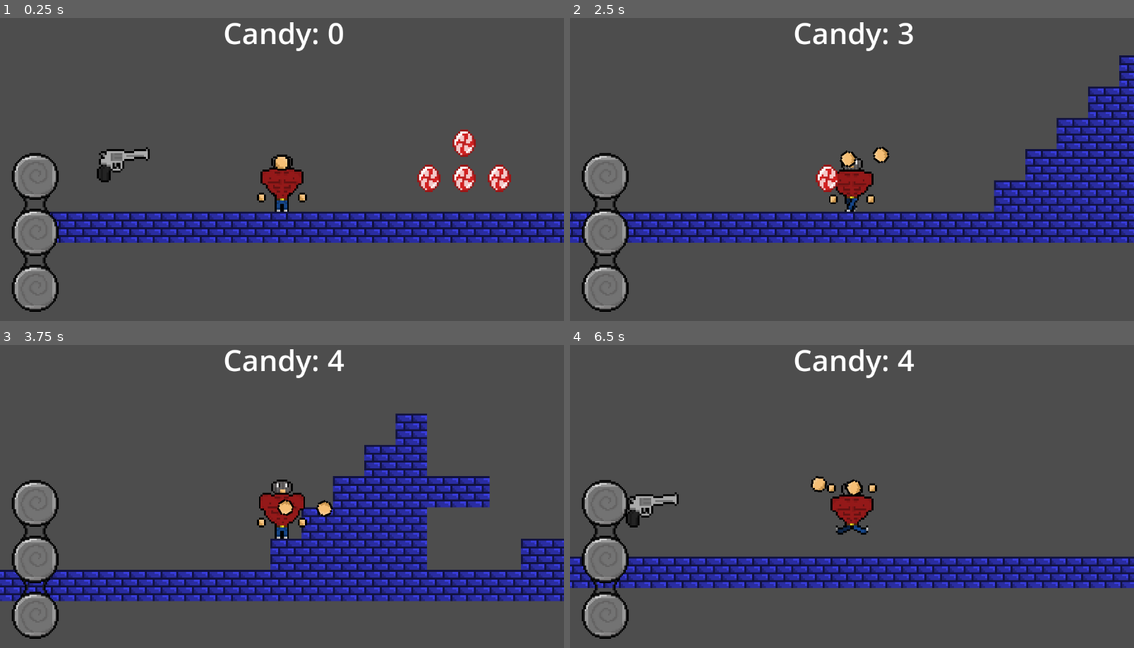
Above: before the commit, frames 1-4 (two rows, left to right).
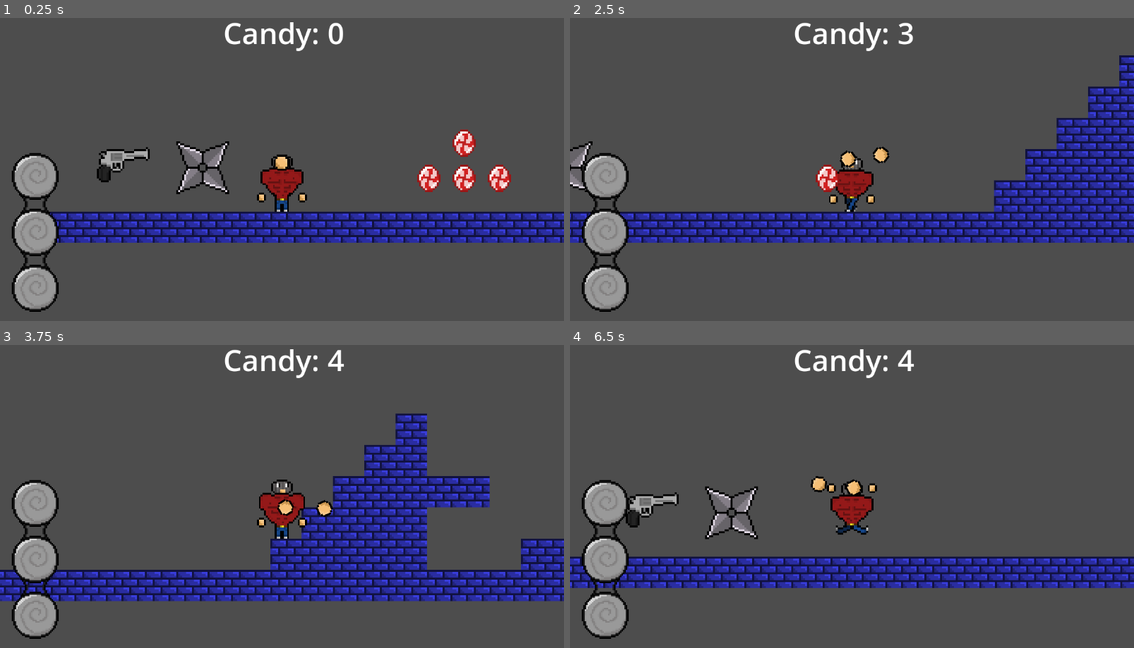
Above: after the commit, the same moments.

Repository: BolinhaXD/project-guns
Game: Godot game, scene res://Assets/Scenes/Areas/area_1.tscn
Two runs of this game, one before a commit and one after it. Both use one fixed random seed, a clock stepped at 60 frames per second and the inputs below.
Inputs (mouse positions are in pixels of both pictures, inside the frame that each line leads up to):
- Up to frame 1 (0.25 s): no input
- Up to frame 2 (2.5 s): move the mouse to (976, 148) at 0.52 s; hold D (move_right) 0.53-2.03 s; tap 3 (ability, bound only after the commit) at 0.6 s; tap Space (jump) at 0.77, 1.52 s; tap G (drop_item, bound only after the commit) at 0.8, 1.35 s; move the mouse to (739, 178) at 1.27 s; tap E (pickup_item, bound only after the commit) at 1.55, 2.1 s; move the mouse to (908, 93) at 2.02 s; hold A (move_left) from 2.03 s (still down); tap 1 (primary_weapon, bound only after the commit) at 2.3 s
- Up to frame 3 (3.75 s): move the mouse to (253, 554) at 2.77 s; release A (move_left) at 2.78 s; hold D (move_right) from 2.78 s (still down); tap 1 (primary_weapon, bound only after the commit) at 2.85 s; tap Space (jump) at 3.02 s; tap 2 (secondary_weapon, bound only after the commit) at 3.05, 3.6 s; move the mouse to (451, 535) at 3.52 s
- Up to frame 4 (6.5 s): tap Space (jump) at 3.77, 4.52, 6.02 s; tap 3 (ability, bound only after the commit) at 3.8, 4.35 s; move the mouse to (682, 441) at 4.27 s; release D (move_right) at 4.28 s; hold A (move_left) 4.28-5.03 s; tap G (drop_item, bound only after the commit) at 4.55, 5.1 s; move the mouse to (880, 490) at 5.02 s; hold D (move_right) 5.03-5.78 s; tap E (pickup_item, bound only after the commit) at 5.3, 5.85 s; move the mouse to (767, 411) at 5.77 s; hold A (move_left) from 5.78 s (still down); tap 1 (primary_weapon, bound only after the commit) at 6.05 s

The runs differ from the first frame. In frame 1, 3.0% of the frame differs, in the area x 3-41%, y 40-95%; in frame 2, 2.4%; in frame 3, 2.0%; in frame 4, 3.0%.

Commit message:
hotbar slots, items go to the inventory but still dont apear in player

Diff:
--- a/Assets/Scenes/Areas/area_1.tscn
+++ b/Assets/Scenes/Areas/area_1.tscn
@@ -1,11 +1,14 @@
-[gd_scene load_steps=9 format=4 uid="uid://cqfhwa1xlyt07"]
+[gd_scene load_steps=12 format=4 uid="uid://cqfhwa1xlyt07"]
 
 [ext_resource type="Texture2D" uid="uid://dn58fycc3rsk6" path="res://Assets/Sprites/Blue brick wall.png" id="1_uidp5"]
 [ext_resource type="PackedScene" uid="uid://rkugclrvmaee" path="res://Assets/Scenes/player.tscn" id="2_3uyhe"]
 [ext_resource type="Resource" uid="uid://bxsak6lhvvdxq" path="res://Assets/Scripts/inventory/playerInventory.tres" id="3_7fk0h"]
 [ext_resource type="PackedScene" uid="uid://25yi5gvsfuab" path="res://Assets/Scenes/candy.tscn" id="3_8wi1m"]
 [ext_resource type="PackedScene" uid="uid://bq8361w7ffovl" path="res://Assets/Scenes/item.tscn" id="5_nlyig"]
+[ext_resource type="Texture2D" uid="uid://c6lfx7dqovdwb" path="res://Assets/Scripts/inventory/items/revolver/revolver.png" id="6_f20k6"]
 [ext_resource type="Resource" uid="uid://ci7iavm0tf5uy" path="res://Assets/Scripts/inventory/items/revolver/revolver.tres" id="6_msn23"]
+[ext_resource type="Texture2D" uid="uid://vnrwrotcv3r2" path="res://Assets/Scripts/inventory/items/shuriken/shuriken.png" id="8_0ufq0"]
+[ext_resource type="Resource" uid="uid://bww730k8j2tsq" path="res://Assets/Scripts/inventory/items/shuriken/shuriken.tres" id="9_u1wc8"]
 
 [sub_resource type="TileSetAtlasSource" id="TileSetAtlasSource_3uyhe"]
 texture = ExtResource("1_uidp5")
@@ -74,4 +77,12 @@
 
 [node name="Sprite2D" parent="." instance=ExtResource("5_nlyig")]
 position = Vector2(-131, -24)
+texture = ExtResource("6_f20k6")
 item_info = ExtResource("6_msn23")
+
+[node name="Sprite2D2" parent="." instance=ExtResource("5_nlyig")]
+position = Vector2(-91, -23)
+texture = ExtResource("8_0ufq0")
+region_enabled = true
+region_rect = Rect2(0, 0, 40, 40)
+item_info = ExtResource("9_u1wc8")
--- a/Assets/Scenes/hotbar.tscn
+++ b/Assets/Scenes/hotbar.tscn
@@ -26,11 +26,11 @@
 vertical = true
 script = ExtResource("2_44efm")
 
-[node name="Slot" parent="BoxContainer" instance=ExtResource("2_fck02")]
+[node name="Weapon" parent="BoxContainer" instance=ExtResource("2_fck02")]
 layout_mode = 2
 
-[node name="Slot2" parent="BoxContainer" instance=ExtResource("2_fck02")]
+[node name="Secondary" parent="BoxContainer" instance=ExtResource("2_fck02")]
 layout_mode = 2
 
-[node name="Slot3" parent="BoxContainer" instance=ExtResource("2_fck02")]
+[node name="Ability" parent="BoxContainer" instance=ExtResource("2_fck02")]
 layout_mode = 2
--- a/Assets/Scenes/player.tscn
+++ b/Assets/Scenes/player.tscn
@@ -189,6 +189,12 @@
 region_enabled = true
 region_rect = Rect2(0, 0, 32, 32)
 
+[node name="Area2D" type="Area2D" parent="."]
+
+[node name="CollisionShape2D" type="CollisionShape2D" parent="Area2D"]
+position = Vector2(0, -15)
+shape = SubResource("CapsuleShape2D_7dd06")
+
 [node name="CollisionShape2D" type="CollisionShape2D" parent="."]
 position = Vector2(0, -15)
 shape = SubResource("CapsuleShape2D_7dd06")
@@ -208,3 +214,6 @@
 position = Vector2(-10, -18)
 pivot = NodePath("../Marker2DLeft")
 player_controller = NodePath("..")
+
+[connection signal="area_entered" from="Area2D" to="." method="_on_area_2d_area_entered"]
+[connection signal="body_entered" from="Area2D" to="." method="_on_area_2d_body_entered"]
--- a/Assets/Scenes/slot_gui.tscn
+++ b/Assets/Scenes/slot_gui.tscn
@@ -1,7 +1,18 @@
-[gd_scene format=3 uid="uid://06k5qbhvg0st"]
+[gd_scene load_steps=2 format=3 uid="uid://06k5qbhvg0st"]
+
+[ext_resource type="Script" uid="uid://btc1qs101o75v" path="res://Assets/Scripts/inventory/slot_gui.gd" id="1_8sqp3"]
 
 [node name="Slot" type="Panel"]
-self_modulate = Color(1, 1, 1, 0.49019608)
+self_modulate = Color(0, 0, 0, 0)
 custom_minimum_size = Vector2(70, 70)
 offset_right = 70.0
 offset_bottom = 70.0
+script = ExtResource("1_8sqp3")
+
+[node name="TextureRect" type="TextureRect" parent="."]
+clip_contents = true
+custom_minimum_size = Vector2(70, 70)
+layout_mode = 0
+offset_right = 40.0
+offset_bottom = 40.0
+stretch_mode = 5
--- a/Assets/Scripts/hand.gd
+++ b/Assets/Scripts/hand.gd
@@ -1,6 +1,5 @@
 extends Node2D
 
-#@onready var pivot: Marker2D = $"../Marker2D"
 @export var pivot : Marker2D
 @export var player_controller : PlayerController
 const reach = 12
@@ -11,7 +10,7 @@
 	var distance_to_mouse = center.distance_to(player_controller.get_local_mouse_position())
 
 	if distance_to_mouse > reach:
-		var vetor_direcao = -Vector2(center - player_controller.get_local_mouse_position())
+		var vetor_direcao = - Vector2(center - player_controller.get_local_mouse_position())
 		var comprimento_vetor_direcao = sqrt(pow(vetor_direcao.x, 2) + pow(vetor_direcao.y, 2))
 		var vetor_direcao_unitario = Vector2((vetor_direcao.x/comprimento_vetor_direcao), (vetor_direcao.y/comprimento_vetor_direcao))
 		position = Vector2((center.x + (reach * vetor_direcao_unitario.x)), (center.y + (reach * vetor_direcao_unitario.y)))
--- a/Assets/Scripts/inventory/hotbar_container.gd
+++ b/Assets/Scripts/inventory/hotbar_container.gd
@@ -1,13 +1,20 @@
 extends BoxContainer
 
 @onready var inventory: Inventory = preload("res://Assets/Scripts/inventory/playerInventory.tres")
-@onready var current_weapon: Array = get_children()
+@onready var current_weapon_seconday_ability: Array = get_children()
 
 
 # Called when the node enters the scene tree for the first time.
 func _ready() -> void:
-	pass # Replace with function body.
+	update()
+	inventory.updated.connect(update)
 
 # Called every frame. 'delta' is the elapsed time since the previous frame.
 func _process(_delta: float) -> void:
 	pass
+
+func update():
+	current_weapon_seconday_ability[0].update(inventory.current_primary)
+	current_weapon_seconday_ability[1].update(inventory.current_secondary)
+	current_weapon_seconday_ability[2].update(inventory.current_ability)
+	pass
--- a/Assets/Scripts/inventory/inventory.gd
+++ b/Assets/Scripts/inventory/inventory.gd
@@ -2,9 +2,27 @@
 
 class_name Inventory
 
-@export var current_weapon: InventoryItem
+signal updated
+
+@export var current_primary: InventoryItem
 @export var current_secondary: InventoryItem
 @export var current_ability: InventoryItem
 
+@export var current_select_item: InventoryItem
 
-func insert(_item: InventoryItem): pass
+func pickup_item(_inventoryItem: InventoryItem):
+	match _inventoryItem.type:
+		InventoryItem.types.PRIMARY:
+			current_primary = _inventoryItem
+			print(current_primary.name)
+		InventoryItem.types.SECONDARY:
+			current_secondary = _inventoryItem
+			print(current_secondary.name)
+		InventoryItem.types.ABILITY:
+			current_ability = _inventoryItem
+			print(current_ability.name)
+	updated.emit()
+
+
+func drop_item():
+	pass
--- a/Assets/Scripts/inventory/inventory_item_resource.gd
+++ b/Assets/Scripts/inventory/inventory_item_resource.gd
@@ -1,9 +1,9 @@
-extends Resource
+class_name InventoryItem extends Resource
 
-class_name InventoryItem
 
 @export var name: String = ""
-@export var texture: Texture2D
+@export var animation_texture: Texture2D
+@export var icon_texture: Texture2D
 @export var type: types
 @export var shape2D: Shape2D
 @export var shape2DRotation_degrees: float
--- a/Assets/Scripts/inventory/items/item_base.gd
+++ b/Assets/Scripts/inventory/items/item_base.gd
@@ -1,10 +1,11 @@
-extends Sprite2D
+class_name Item extends Sprite2D
 
 @export var item_info: Resource
 
+
 # Called when the node enters the scene tree for the first time.
 func _ready() -> void:
-	texture = item_info.texture
+	texture = item_info.icon_texture
 	var collisionShape2D = $Area2D/CollisionShape2D
 	collisionShape2D.shape = item_info.shape2D
 	collisionShape2D.rotation_degrees = item_info.shape2DRotation_degrees
@@ -17,6 +18,7 @@
 	pass
 
 
-func _on_area_2d_body_entered(body: Node2D) -> void:
-	if body.is_in_group('Player'):
-		queue_free()
+func pickup(player: PlayerController):
+	player.inventory.pickup_item(item_info.duplicate())
+	queue_free()
+	pass
--- a/Assets/Scripts/inventory/items/revolver/revolver.tres
+++ b/Assets/Scripts/inventory/items/revolver/revolver.tres
@@ -1,7 +1,7 @@
 [gd_resource type="Resource" script_class="InventoryItem" load_steps=4 format=3 uid="uid://ci7iavm0tf5uy"]
 
 [ext_resource type="Script" uid="uid://cxrnfy2k1jxln" path="res://Assets/Scripts/inventory/inventory_item_resource.gd" id="1_8u7eo"]
-[ext_resource type="Texture2D" uid="uid://c6lfx7dqovdwb" path="res://Assets/Sprites/revolver.png" id="2_dallo"]
+[ext_resource type="Texture2D" uid="uid://c6lfx7dqovdwb" path="res://Assets/Scripts/inventory/items/revolver/revolver.png" id="2_dallo"]
 
 [sub_resource type="CapsuleShape2D" id="CapsuleShape2D_7071o"]
 radius = 5.0
@@ -10,7 +10,8 @@
 [resource]
 script = ExtResource("1_8u7eo")
 name = "Revolver"
-texture = ExtResource("2_dallo")
+animation_texture = ExtResource("2_dallo")
+icon_texture = ExtResource("2_dallo")
 shape2D = SubResource("CapsuleShape2D_7071o")
 shape2DRotation_degrees = 90.0
 shape2DPosition = Vector2(0, -3)
--- a/Assets/Scenes/revolver.tscn
+++ b/Assets/Scripts/inventory/items/revolver/revolver.tscn
@@ -1,6 +1,6 @@
 [gd_scene load_steps=4 format=3 uid="uid://bim4u0emao0jj"]
 
-[ext_resource type="Texture2D" uid="uid://c6lfx7dqovdwb" path="res://Assets/Sprites/revolver.png" id="1_u0jeq"]
+[ext_resource type="Texture2D" uid="uid://c6lfx7dqovdwb" path="res://Assets/Scripts/inventory/items/revolver/revolver.png" id="1_amqbp"]
 
 [sub_resource type="GDScript" id="GDScript_u0jeq"]
 script/source = "extends Sprite2D
@@ -26,7 +26,7 @@
 height = 27.702763
 
 [node name="Revolver" type="Sprite2D"]
-texture = ExtResource("1_u0jeq")
+texture = ExtResource("1_amqbp")
 script = SubResource("GDScript_u0jeq")
 
 [node name="Area2D" type="Area2D" parent="."]
--- /dev/null
+++ b/Assets/Scripts/inventory/items/shuriken/shuriken.tres
@@ -0,0 +1,19 @@
+[gd_resource type="Resource" script_class="InventoryItem" load_steps=5 format=3 uid="uid://bww730k8j2tsq"]
+
+[ext_resource type="Texture2D" uid="uid://vnrwrotcv3r2" path="res://Assets/Scripts/inventory/items/shuriken/shuriken.png" id="1_3nrwd"]
+[ext_resource type="Script" uid="uid://cxrnfy2k1jxln" path="res://Assets/Scripts/inventory/inventory_item_resource.gd" id="1_lwf6d"]
+[ext_resource type="Texture2D" uid="uid://dvphado5esgjq" path="res://Assets/Scripts/inventory/items/shuriken/shuriken_sprite.png" id="2_bs24p"]
+
+[sub_resource type="RectangleShape2D" id="RectangleShape2D_544va"]
+size = Vector2(27.023653, 27.00141)
+
+[resource]
+script = ExtResource("1_lwf6d")
+name = "Shuriken"
+animation_texture = ExtResource("1_3nrwd")
+icon_texture = ExtResource("2_bs24p")
+type = 1
+shape2D = SubResource("RectangleShape2D_544va")
+shape2DPosition = Vector2(0.5, 0.5)
+damage = 5.0
+metadata/_custom_type_script = "uid://cxrnfy2k1jxln"
--- /dev/null
+++ b/Assets/Scripts/inventory/items/shuriken/shuriken.tscn
@@ -0,0 +1,22 @@
+[gd_scene load_steps=4 format=3 uid="uid://dkfegmfx86u41"]
+
+[ext_resource type="Texture2D" uid="uid://vnrwrotcv3r2" path="res://Assets/Scripts/inventory/items/shuriken/shuriken.png" id="1_5tifg"]
+[ext_resource type="Script" uid="uid://1p3iqf881com" path="res://Assets/Scripts/inventory/items/item_base.gd" id="2_ycm64"]
+
+[sub_resource type="RectangleShape2D" id="RectangleShape2D_544va"]
+size = Vector2(27.023653, 27.00141)
+
+[node name="Sprite2D" type="Sprite2D"]
+position = Vector2(-0.49994087, -0.47053337)
+texture = ExtResource("1_5tifg")
+region_enabled = true
+region_rect = Rect2(0, 0, 40, 40)
+script = ExtResource("2_ycm64")
+
+[node name="Area2D" type="Area2D" parent="."]
+
+[node name="CollisionShape2D" type="CollisionShape2D" parent="Area2D"]
+position = Vector2(0.50259876, 0.5124178)
+shape = SubResource("RectangleShape2D_544va")
+
+[connection signal="body_entered" from="Area2D" to="." method="_on_area_2d_body_entered"]
--- /dev/null
+++ b/Assets/Scripts/inventory/slot_gui.gd
@@ -0,0 +1,10 @@
+extends Panel
+
+@onready var item_texture_rect: TextureRect = $TextureRect
+
+func update(_inventoryItem: InventoryItem):
+	if !_inventoryItem:
+		item_texture_rect.visible = false
+	else:
+		item_texture_rect.visible = true
+		item_texture_rect.texture = _inventoryItem.icon_texture
--- a/Assets/Scripts/player_controller.gd
+++ b/Assets/Scripts/player_controller.gd
@@ -9,6 +9,7 @@
 
 @export var inventory: Inventory
 
+
 func _physics_process(delta: float) -> void:
 	# Add the gravity.
 	if not is_on_floor():
@@ -18,6 +19,25 @@
 	if Input.is_action_just_pressed("jump") and is_on_floor():
 		velocity.y = jump_power * jump_multiplier
 
+	# Handle pickup item
+	if Input.is_action_just_pressed("pickup_item") and is_on_floor():pass
+		#inventory.pickup_item()
+
+	# Handle drop item
+	if Input.is_action_just_pressed("drop_item") and is_on_floor():pass
+		#inventory.drop_item()
+
+	# Handle equip the primary weapon
+	if Input.is_action_just_pressed("primary_weapon") and is_on_floor():pass
+
+
+	# Handle equip the secondary weapon
+	if Input.is_action_just_pressed("secondary_weapon") and is_on_floor():pass
+
+	# Handle use the ability
+	if Input.is_action_just_pressed("ability") and is_on_floor():pass
+
+
 	# Get the input direction and handle the movement/deceleration.
 	# As good practice, you should replace UI actions with custom gameplay actions.
 	direction = Input.get_axis("move_left", "move_right")
@@ -26,3 +46,8 @@
 	else:
 		velocity.x = move_toward(velocity.x, 0, speed * speed_multiplier)
 	move_and_slide()
+
+
+func _on_area_2d_area_entered(area: Area2D) -> void:
+	if area.get_parent() is Item:
+		area.get_parent().pickup(self)
--- a/project.godot
+++ b/project.godot
@@ -28,6 +28,7 @@
 jump={
 "deadzone": 0.2,
 "events": [Object(InputEventKey,"resource_local_to_scene":false,"resource_name":"","device":-1,"window_id":0,"alt_press …(191 unchanged characters)…
+, Object(InputEventKey,"resource_local_to_scene":false,"resource_name":"","device":-1,"window_id":0,"alt_pressed":false,"shift_pressed":false,"ctrl_pressed":false,"meta_pressed":false,"pressed":false,"keycode":0,"physical_keycode":87,"key_label":0,"unicode":119,"location":0,"echo":false,"script":null)
 ]
 }
 move_left={
@@ -40,6 +41,31 @@
 "events": [Object(InputEventKey,"resource_local_to_scene":false,"resource_name":"","device":-1,"window_id":0,"alt_press …(192 unchanged characters)…
 ]
 }
+pickup_item={
+"deadzone": 0.2,
+"events": [Object(InputEventKey,"resource_local_to_scene":false,"resource_name":"","device":-1,"window_id":0,"alt_pressed":false,"shift_pressed":false,"ctrl_pressed":false,"meta_pressed":false,"pressed":false,"keycode":0,"physical_keycode":69,"key_label":0,"unicode":101,"location":0,"echo":false,"script":null)
+]
+}
+drop_item={
+"deadzone": 0.2,
+"events": [Object(InputEventKey,"resource_local_to_scene":false,"resource_name":"","device":-1,"window_id":0,"alt_pressed":false,"shift_pressed":false,"ctrl_pressed":false,"meta_pressed":false,"pressed":false,"keycode":0,"physical_keycode":71,"key_label":0,"unicode":103,"location":0,"echo":false,"script":null)
+]
+}
+primary_weapon={
+"deadzone": 0.2,
+"events": [Object(InputEventKey,"resource_local_to_scene":false,"resource_name":"","device":-1,"window_id":0,"alt_pressed":false,"shift_pressed":false,"ctrl_pressed":false,"meta_pressed":false,"pressed":false,"keycode":0,"physical_keycode":49,"key_label":0,"unicode":49,"location":0,"echo":false,"script":null)
+]
+}
+secondary_weapon={
+"deadzone": 0.2,
+"events": [Object(InputEventKey,"resource_local_to_scene":false,"resource_name":"","device":-1,"window_id":0,"alt_pressed":false,"shift_pressed":false,"ctrl_pressed":false,"meta_pressed":false,"pressed":false,"keycode":0,"physical_keycode":50,"key_label":0,"unicode":50,"location":0,"echo":false,"script":null)
+]
+}
+ability={
+"deadzone": 0.2,
+"events": [Object(InputEventKey,"resource_local_to_scene":false,"resource_name":"","device":-1,"window_id":0,"alt_pressed":false,"shift_pressed":false,"ctrl_pressed":false,"meta_pressed":false,"pressed":false,"keycode":0,"physical_keycode":51,"key_label":0,"unicode":51,"location":0,"echo":false,"script":null)
+]
+}
 
 [rendering]
 
Renamed: Assets/Sprites/revolver.png -> Assets/Scripts/inventory/items/revolver/revolver.png
Not shown, added: Assets/Scripts/inventory/items/revolver/revolver.png.import
Binary file added: Assets/Scripts/inventory/items/shuriken/shuriken.png
Not shown, changed: Assets/Scripts/inventory/items/shuriken/shuriken.png.import
Binary file added: Assets/Scripts/inventory/items/shuriken/shuriken_sprite.png
Not shown, added: Assets/Scripts/inventory/items/shuriken/shuriken_sprite.png.import
Not shown, added: Assets/Scripts/inventory/slot_gui.gd.uid
